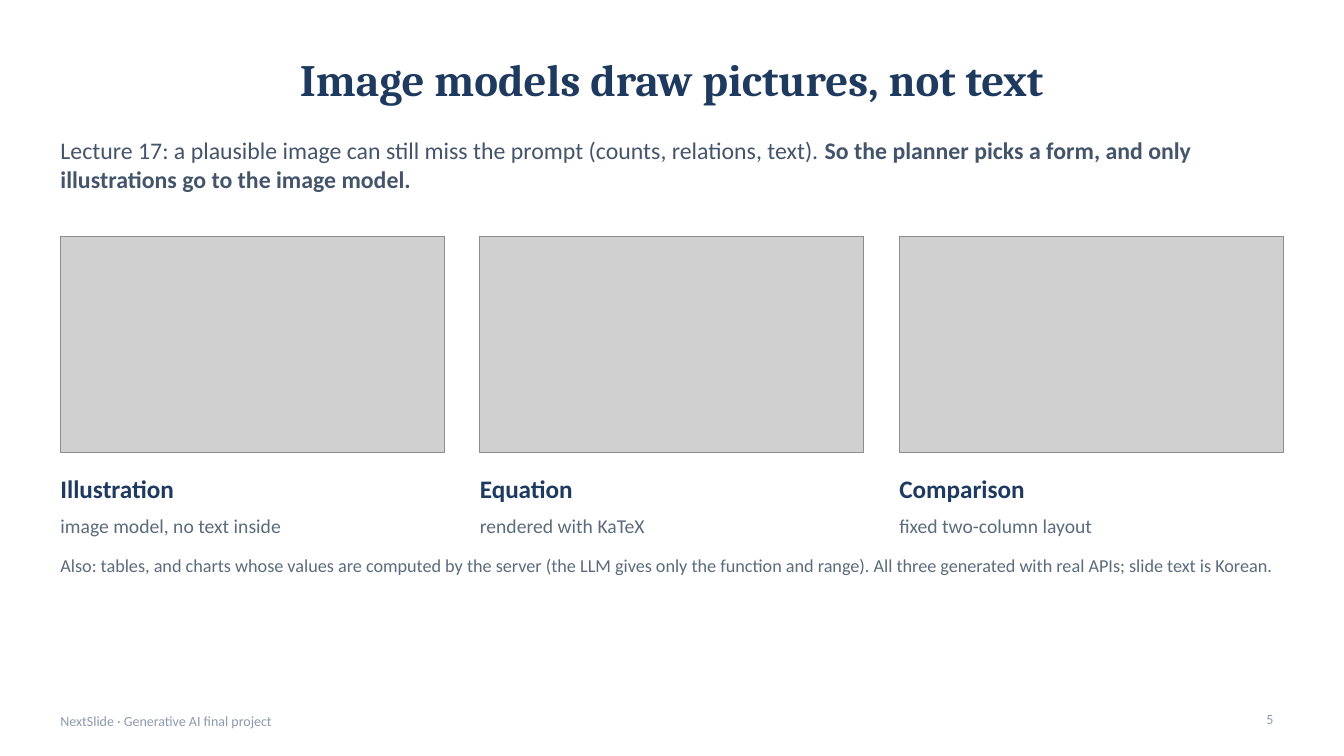
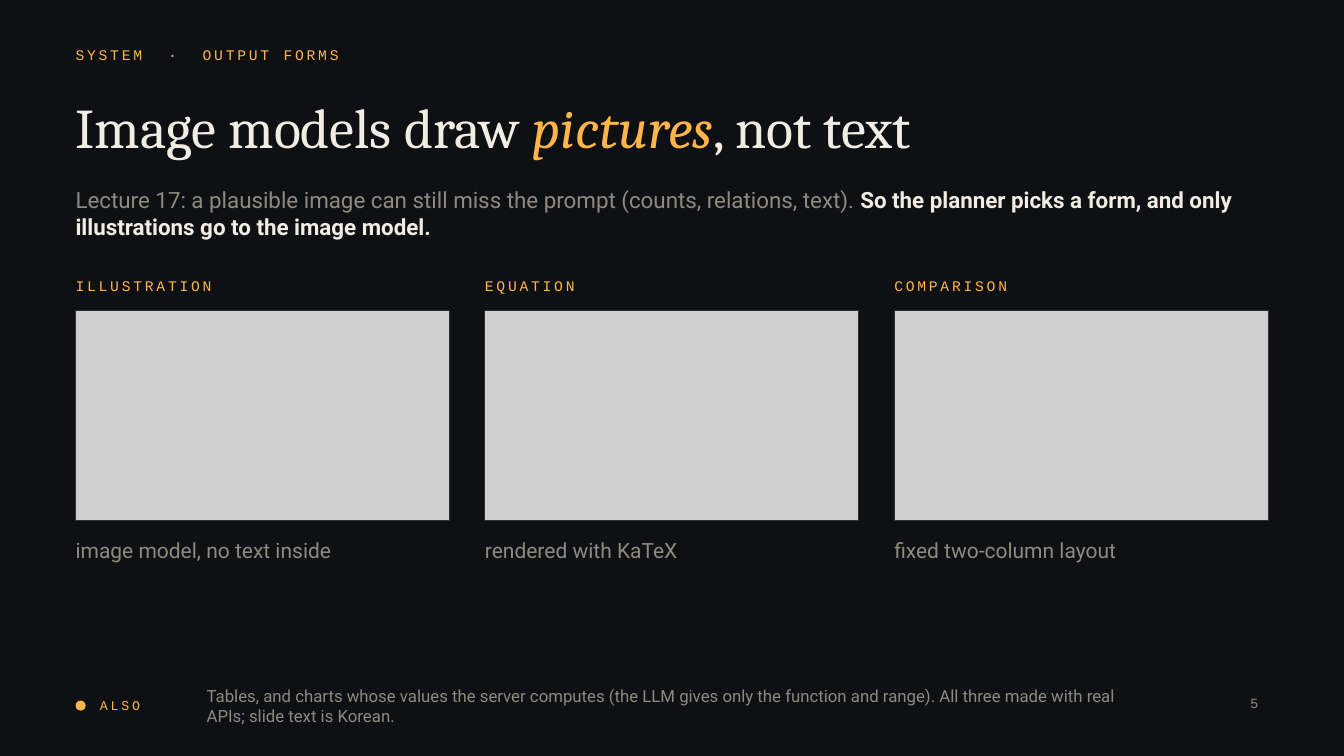
Before and after one commit to nunu0404/GenAI-proj-2026, a slide deck: slide 5 of docs/presentation/NextSlide_final.pptx. Drawn at 1344x756 pixels with LibreOffice and Linux fonts; fonts in the diff are those of the drawing; grey boxes stand for pictures; background and template pictures are left out. Boxes give left, top, right and bottom in pixels: in the first picture for what was removed or moved away, otherwise in the second. Text is boxed around its words. In the diff, an @@ line names an element or a change of style, - is before the commit and + after.

```diff
--- a/docs/presentation/NextSlide_final.pptx
+++ b/docs/presentation/NextSlide_final.pptx
@@ background #FFFFFF to picture (left out) @@
@@ text added at [76,50,339,60], 10.5 pt, text #FFB547 @@
+SYSTEM · OUTPUT FORMS
@@ title "Image models draw pictures, not ...": place and size @@
-title "Image models draw pictures, not ..." at [300,65,1044,106]
+title "Image models draw pictures, not ..." at [76,109,911,161]
@@ title "Image models draw pictures, not ..." at [76,109,911,161]: size 32 to 40 pt, bold off; text colour #1F3A5F to #F1EDE4 in "Image models draw pictures, not text"; text colour #1F3A5F to #FFB547, italic on in "pictures,"; alignment centre to left @@
@@ text "Lecture 17: a plausible image ...": place and size @@
-text "Lecture 17: a plausible image ..." at [60,142,1191,192]
+text "Lecture 17: a plausible image ..." at [76,190,1231,240]
@@ text "Lecture 17: a plausible image ..." at [76,190,1231,240]: size 17 to 16 pt, font Calibri to Roboto; text colour #44546A to #8E8A80 in "Lecture 17: a plausible image can still ..."; text colour #44546A to #F1EDE4 in "So the planner picks a form, and ..." @@
@@ text at [76,281,212,291]: text changed; size 18 to 10.5 pt; font Calibri to Courier New; text colour #1F3A5F to #FFB547; bold off @@
-Illustration
+ILLUSTRATION
@@ text at [485,281,575,294]: text changed; size 18 to 10.5 pt; font Calibri to Courier New; text colour #1F3A5F to #FFB547; bold off @@
-Equation
+EQUATION
@@ text at [894,281,1007,291]: text changed; size 18 to 10.5 pt; font Calibri to Courier New; text colour #1F3A5F to #FFB547; bold off @@
-Comparison
+COMPARISON
@@ picture: place and size @@
-picture at [60,237,445,453]
+picture at [76,311,450,521]
@@ rectangle added at [76,311,450,521], outline #2C2F34 0.75 pt @@
@@ picture: place and size @@
-picture at [480,237,864,453]
+picture at [485,311,859,521]
@@ rectangle added at [485,311,859,521], outline #2C2F34 0.75 pt @@
@@ picture: place and size @@
-picture at [899,237,1284,453]
+picture at [894,311,1268,521]
@@ rectangle added at [894,311,1268,521], outline #2C2F34 0.75 pt @@
@@ text "image model, no text inside": place and size @@
-text "image model, no text inside" at [60,519,281,537]
+text "image model, no text inside" at [76,542,331,563]
@@ text "rendered with KaTeX": place and size @@
-text "rendered with KaTeX" at [480,519,645,533]
+text "rendered with KaTeX" at [485,542,677,558]
@@ size 14 to 15 pt, font Calibri to Roboto, text colour #5B6B7B to #8E8A80 in 3 elements at [485,542,677,558], [76,542,331,563], [894,542,1116,563] @@
@@ text "fixed two-column layout": place and size @@
-text "fixed two-column layout" at [899,519,1092,536]
+text "fixed two-column layout" at [894,542,1116,563]
@@ text at [207,689,1115,724]: text changed; size 13 to 12 pt; font Calibri to Roboto; text colour #5B6B7B to #8E8A80 @@
-Also: tables, and charts whose values are computed by the server (the LLM gives only the function and range). All three generated with real APIs; slide text is Korean.
+Tables, and charts whose values the server computes (the LLM gives only the function and range). All three made with real APIs; slide text is Korean.
@@ text "Tables, and charts whose values ..." at [207,689,1115,724]: vertical alignment top to middle @@
@@ text removed at [60,716,271,728] @@
-NextSlide · Generative AI final project
@@ ellipse added at [76,701,86,711], fill #FFB547 @@
@@ text added at [100,701,140,710], 9.5 pt, text #FFB547 @@
+ALSO
@@ page number: place and size @@
-page number at [1266,715,1273,724]
+page number at [1250,699,1258,708]
@@ page number at [1250,699,1258,708]: font Calibri to Courier New, text colour #8D99AE to #8E8A80 @@
```
Also in this commit, not shown: 11 other slides changed, 31 other files.
